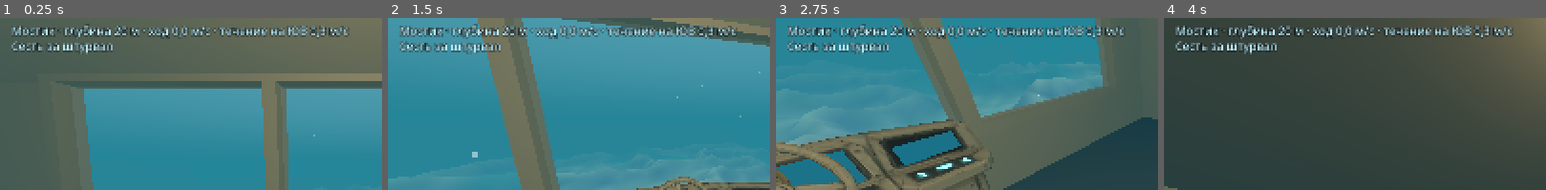
Above: before the commit, frames 1-4 (left to right).
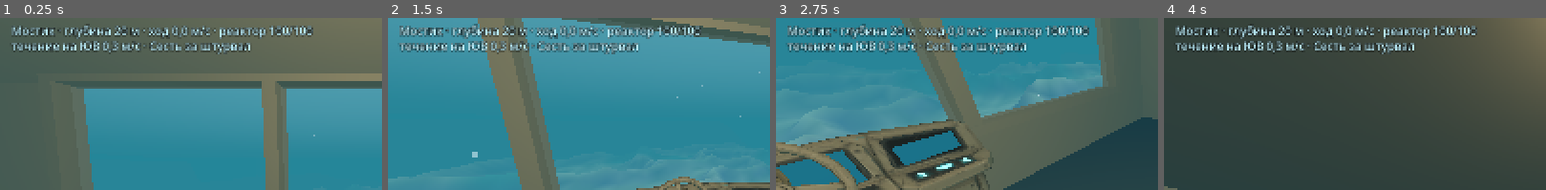
Above: after the commit, the same moments.

Repository: garrimajo5/DeepDive
Game: Godot game, scene res://scenes/main.tscn
Same seed, same stepped clock (60 frames per second), same inputs: the game is played once before the commit and once after it.
Inputs (mouse positions are % of the whole screen's width and height, from its top left):
- Up to frame 1 (0.25 s): no input
- Up to frame 2 (1.5 s): tap Enter at 0.5 s; move the mouse to (72, 45) at 0.52 s; click (72, 45) at 0.67 s; tap Space at 1.25 s; drag from (30, 55) to (45, 70) at 1.27 s
- Up to frame 3 (2.75 s): tap Enter at 2 s; move the mouse to (60, 28) at 2.02 s; click (60, 28) at 2.17 s
- Up to frame 4 (4 s): tap Space at 2.75 s; drag from (45, 70) to (20, 35) at 2.77 s; tap Enter at 3.5 s; move the mouse to (80, 65) at 3.52 s; click (80, 65) at 3.67 s
The pictures show only the part of the screen within x 0-50%, y 1-51%; the shares and areas given below are measured in that part.

The runs differ from the first frame. In frame 1, 3.4% of the frame differs, in the area x 3-92%, y 4-22%; in frame 2, 3.9%; in frame 3, 3.9%, in the area x 3-91%, y 4-22%; in frame 4, 2.9%.

Commit message:
Реактор и пульт энергии
Co-Authored-By: Claude Opus 5.5 <noreply@anthropic.com>
Claude-Session: https://claude.ai/code/session_01S9qQDZKo2kpR8atq12Q23F

Diff:
--- a/scripts/core/bridge_props.gd
+++ b/scripts/core/bridge_props.gd
@@ -89,9 +89,11 @@
 const ENERGY_ROT := -90.0
 const ENERGY_DEPTH := 0.4
 ## Ползунки на пульте (в осях пульта): пять пазов по x, ход по y; лицо наклонено — z следует за y.
-const SLIDER_X: Array[float] = [-0.34, -0.17, 0.0, 0.17, 0.34]
-const SLIDER_Y_MIN := 0.85
-const SLIDER_Y_MAX := 1.15
+## Порядок как у пиктограмм на модели слева направо (двигатели, сонар, жизнь, разряд, прожектор): модель смотрит в −Z,
+## поэтому левый для смотрящего паз — это +x модели.
+const SLIDER_X: Array[float] = [0.34, 0.17, 0.0, -0.17, -0.34]
+const SLIDER_Y_MIN := 0.72   ## паз на модели — примерно y 0,62…1,37
+const SLIDER_Y_MAX := 1.28
 ## Сканер: лицом в −X, задняя плоскость x = 0, 0,45 × 1,9 × 1,0 м.
 const SCANNER_POS := Vector3(WALL_X, 0.0, SIDE_Z)
 const SCANNER_DEPTH := 0.45
--- /dev/null
+++ b/scripts/core/reactor.gd
@@ -0,0 +1,170 @@
+class_name Reactor
+extends RefCounted
+## Реактор «Ковчега-7» (js/power.js, pogrujenie Core/Reactor.cs): 100 единиц энергии, инженер делит их между пятью
+## системами (не больше 60 на одну, шаг 5). Доля меняет силу системы: k = доля / базовая доля (1 — как по умолчанию,
+## 0 — обесточена). Перегрев: у Чёрного курильщика (тёплая вода плохо охлаждает) или раз в несколько минут реактор
+## держит только 60 единиц; лишняя нагрузка греет его, на 100° — аварийный сброс: всё обесточено на 12 с.
+
+enum Sys { ENGINES, SONAR, LIFE, ZAP, LAMP }
+
+const NAMES: Array[String] = ["Двигатели", "Сонар", "Жизнеобеспечение", "Разряд по корпусу", "Прожектор"]
+const HINTS: Array[String] = ["тяга", "дальность импульса", "ремонт корпуса", "радиус разряда", "дальность луча"]
+const DEFAULTS: Array[int] = [30, 20, 25, 15, 10]
+const TOTAL := 100
+const MAX := 60
+const STEP := 5
+const SAFE := 60
+const SCRAM_TIME := 12.0
+const HEAT_UP := 0.12      ## ° в секунду на единицу сверх SAFE
+const COOL := 0.25
+const MIN_HOT_TIME := 20.0
+const PERIOD := 420.0      ## перегрев раз в 7 минут
+const FIRST_HOT := 240.0   ## первый — через 4 минуты
+const VENT_COOLDOWN := 90.0
+## Чёрный курильщик (ART-012, docs/concept-art/kurilshchik.md): ближе VENT_R — перегрев.
+const VENT_POS := Vector2(-126.0, 45.0)
+const VENT_R := 45.0
+
+var share: Array[int] = DEFAULTS.duplicate()
+var hot := false
+var heat := 0.0
+var hot_time := 0.0
+var scram := 0.0
+var next_hot := FIRST_HOT
+var vent_cd := 0.0
+
+## Сообщение для приборов: заголовок и пояснение.
+signal message(title: String, text: String)
+
+
+func reset() -> void:
+	share = DEFAULTS.duplicate()
+	hot = false
+	heat = 0.0
+	hot_time = 0.0
+	scram = 0.0
+	next_hot = FIRST_HOT
+	vent_cd = 0.0
+
+
+func used() -> int:
+	var a := 0
+	for v in share:
+		a += v
+	return a
+
+
+func free_units() -> int:
+	return TOTAL - used()
+
+
+## Сколько единиц сейчас безопасно: 60 при перегреве, иначе 100.
+func limit() -> int:
+	return SAFE if hot else TOTAL
+
+
+## Множитель системы относительно базовой доли; при аварийном сбросе 0.
+func k(s: int) -> float:
+	return 0.0 if scram > 0.0 else float(share[s]) / DEFAULTS[s]
+
+
+## Поставить долю: округлить до шага 5, не больше 60 и не больше свободных единиц.
+func set_share(s: int, value: int) -> int:
+	var others := used() - share[s]
+	var rounded := int(floor(value / float(STEP) + 0.5)) * STEP
+	share[s] = maxi(0, mini(mini(MAX, rounded), TOTAL - others))
+	return share[s]
+
+
+func add(s: int, delta: int) -> int:
+	return set_share(s, share[s] + delta)
+
+
+func start_hot(vent: bool) -> bool:
+	if hot:
+		return false
+	hot = true
+	hot_time = 0.0
+	heat = maxf(heat, 20.0)
+	message.emit("Перегрев реактора", ("Тёплая вода у курильщика не охлаждает реактор. " if vent else "")
+		+ "Безопасно только %d единиц — урежьте нагрузку на пульте энергии." % SAFE)
+	return true
+
+
+static func near_vent(x: float, z: float) -> bool:
+	return Vector2(x, z).distance_to(VENT_POS) < VENT_R
+
+
+func update(dt: float, at_vent: bool) -> void:
+	vent_cd -= dt
+	if scram > 0.0:
+		scram -= dt
+		if scram <= 0.0:
+			scram = 0.0
+			heat = 50.0
+			message.emit("Реактор перезапущен", "Системы снова под напряжением.")
+	if not hot:
+		next_hot -= dt
+		if at_vent and vent_cd <= 0.0:
+			vent_cd = VENT_COOLDOWN
+			start_hot(true)
+		elif next_hot <= 0.0:
+			start_hot(false)
+		if not hot:
+			heat = maxf(0.0, heat - dt * 2.0)
+		return
+	hot_time += dt
+	var over := used() - SAFE
+	if scram <= 0.0:
+		heat = clampf(heat + (over * HEAT_UP if over > 0 else (over - 5) * COOL) * dt, 0.0, 100.0)
+	if heat >= 100.0 and scram <= 0.0:
+		scram = SCRAM_TIME
+		message.emit("Аварийный сброс реактора", "Все системы обесточены на %d секунд." % int(SCRAM_TIME))
+	if heat <= 0.0 and hot_time > MIN_HOT_TIME:
+		hot = false
+		next_hot = PERIOD
+		message.emit("Реактор остыл", "Можно снова раздать все 100 единиц.")
+
+
+## Табло тревоги: пусто, если всё спокойно.
+func alert() -> String:
+	if scram > 0.0:
+		return "АВАРИЙНЫЙ СБРОС · %d с" % ceili(scram)
+	if hot:
+		return "ПЕРЕГРЕВ %d° · НАГРУЗКА %d/%d" % [roundi(heat), used(), SAFE]
+	return ""
+
+
+## Пульт энергии: выбор системы крестовиной вверх-вниз, влево-вправо — снять или добавить 5 единиц.
+## Нажатие срабатывает сразу и повторяется, пока крестовину держат (через 0,4 с, потом каждые 0,18 с).
+class Console:
+	var sel := 0
+	var _held := Vector2i.ZERO
+	var _rep := 0.0
+
+	## Крестовина: m.y = 1 — вверх. Возвращает изменение доли (для звука и проверки) или 0.
+	func nav(r: Reactor, m: Vector2i, dt: float) -> int:
+		var dir := Vector2i.ZERO
+		if m.y != 0:
+			dir = Vector2i(0, m.y)
+		elif m.x != 0:
+			dir = Vector2i(m.x, 0)
+		if dir == Vector2i.ZERO:
+			_held = Vector2i.ZERO
+			return 0
+		if dir == _held:
+			_rep -= dt
+			if _rep > 0.0:
+				return 0
+			_rep = 0.18
+		else:
+			_held = dir
+			_rep = 0.4
+		if dir.y == 1:
+			sel = (sel + Sys.size() - 1) % Sys.size()
+		elif dir.y == -1:
+			sel = (sel + 1) % Sys.size()
+		else:
+			var before := r.share[sel]
+			return r.add(sel, STEP * dir.x) - before
+		return 0
--- a/scripts/game/main.gd
+++ b/scripts/game/main.gd
@@ -7,6 +7,10 @@
 var pilot := Deck.Pilot.new()
 var posts: Array[Deck.Post] = Deck.posts()
 var helm := Helm.Ship.new()
+var reactor := Reactor.new()
+var power := Reactor.Console.new()   ## выбор на пульте энергии
+var at_power := false              ## игрок у пульта энергии: крестовина правит доли
+var power_panel: PowerPanel
 var current := Helm.SeaCurrent.new()
 
 var ocean: OceanView
@@ -58,9 +62,13 @@
 	hint.add_theme_constant_override("line_spacing", -2)
 	ui.add_child(hint)
 	current.changed.connect(func(_i: int) -> void: say("Течение сменилось"))
+	power_panel = PowerPanel.new()
+	power_panel.name = "Пульт энергии"
+	ui.add_child(power_panel)
 	overlay = TouchOverlay.new()
 	overlay.name = "Управление"
 	ui.add_child(overlay)
+	reactor.message.connect(func(title: String, _text: String) -> void: say(title))
 	_place_ship()
 	_place_camera()
 	if QaRunner.pending():
@@ -104,6 +112,14 @@
 		walker.look(overlay.look_points())
 		if r.action_pressed:
 			stand_up()
+	elif at_power:
+		helm.in_thrust = 0.0
+		helm.in_turn = 0.0
+		helm.in_vert = 0.0
+		walker.look(overlay.look_points())
+		power.nav(reactor, r.move, dt)
+		if r.action_pressed:
+			close_power()
 	else:
 		helm.in_thrust = 0.0
 		helm.in_turn = 0.0
@@ -114,7 +130,11 @@
 		if post and r.action_pressed:
 			use_post(post.id)
 	current.update(dt)
-	helm.update(dt, 1.0, current.vel())
+	reactor.update(dt, Reactor.near_vent(helm.pos.x, helm.pos.z))
+	helm.update(dt, reactor.k(Reactor.Sys.ENGINES), current.vel())
+	searchlight.apply(light_on, reactor.k(Reactor.Sys.LAMP))
+	for i in Reactor.Sys.size():
+		bridge.set_slider(i, reactor.share[i] / float(Reactor.MAX))
 	message.update(dt)
 	_place_ship()
 	_place_camera()
@@ -132,16 +152,29 @@
 		"helm":
 			sit_at_helm()
 		"energy":
-			say("Энергия: двигатели, сонар, жизнь, разряд, прожектор")
+			open_power()
 		"scanner":
 			say("Сканер: рядом никого")
 		"hatch":
 			say("Люк в коридор задраен")
 
 
+## Встать к пульту энергии: взгляд на пульт, крестовина правит доли, кнопка — закрыть.
+func open_power() -> void:
+	at_power = true
+	walker.yaw = PI / 2.0   # пульт на левом борту (−X)
+	walker.pitch = -0.3
+	power_panel.show_for(reactor, power)
+
+
+func close_power() -> void:
+	at_power = false
+	power_panel.visible = false
+
+
 func toggle_light() -> void:
 	light_on = not light_on
-	searchlight.apply(light_on, 1.0)
+	searchlight.apply(light_on, reactor.k(Reactor.Sys.LAMP))
 	overlay.set_light(light_on)
 	say("Прожектор включён" if light_on else "Прожектор погашен")
 
@@ -178,6 +211,8 @@
 func _update_ui() -> void:
 	if pilot.seated:
 		overlay.set_action_label("Встать")
+	elif at_power:
+		overlay.set_action_label("Закрыть")
 	else:
 		var post := Deck.nearest(posts, walker.x, walker.z)
 		overlay.set_action_label(POST_BUTTON.get(post.id, "") if post else "")
@@ -191,6 +226,8 @@
 ## Части строки состояния: где игрок, глубина, ход, у штурвала — до дна, курс и прожектор, течение, пост рядом, сообщение.
 func status_parts() -> Array:
 	var parts: Array = []
+	if not reactor.alert().is_empty():
+		parts.append(reactor.alert())
 	parts.append("За штурвалом" if pilot.seated else "Мостик")
 	parts.append("глубина %d м" % roundi(helm.depth()))
 	parts.append("ход %s м/с" % _num(helm.speed))
@@ -198,8 +235,10 @@
 		parts.append("до дна %d м" % roundi(helm.pos.y - Seabed.height(helm.pos.x, helm.pos.z)))
 		parts.append("курс %d°" % Status.course_deg(helm.yaw))
 		parts.append("прожектор %s" % ("вкл" if light_on else "выкл"))
+	if reactor.alert().is_empty():
+		parts.append("реактор %d/%d" % [reactor.used(), reactor.limit()])
 	parts.append("течение на %s %s м/с" % [Status.rumb(current.vel()), _num(Helm.SeaCurrent.SPEED)])
-	if not pilot.seated:
+	if not pilot.seated and not at_power:
 		var post := Deck.nearest(posts, walker.x, walker.z)
 		if post:
 			parts.append(post.label)
@@ -218,6 +257,13 @@
 		sit_at_helm()
 	if kv.get("light", "1") == "0":
 		toggle_light()
+	if kv.get("power", "0") == "1":  # у пульта энергии
+		walker.x = -3.9
+		walker.z = -2.0
+		open_power()
+	if kv.has("hot"):  # hot=1 — перегрев (для снимка табло)
+		reactor.start_hot(false)
+		reactor.heat = float(kv["hot"])
 	if kv.has("ship"):  # ship=x,y,z — поставить корабль (y — высота, глубина со знаком минус)
 		var p: PackedFloat64Array = kv["ship"].split_floats(",")
 		helm.pos = Vector3(p[0], p[1], p[2])
--- /dev/null
+++ b/scripts/game/power_panel.gd
@@ -0,0 +1,71 @@
+class_name PowerPanel
+extends Control
+## Пульт энергии на экране (js/power.js, панель #power): пять систем с полосками долей, выбранная подсвечена,
+## внизу резерв или перегрев. Открыт, пока игрок у пульта энергии (Main.at_power).
+
+var reactor: Reactor
+var panel: Reactor.Console
+
+
+func _ready() -> void:
+	set_anchors_preset(Control.PRESET_FULL_RECT)
+	mouse_filter = Control.MOUSE_FILTER_IGNORE
+	visible = false
+
+
+func show_for(r: Reactor, p: Reactor.Console) -> void:
+	reactor = r
+	panel = p
+	visible = true
+	queue_redraw()
+
+
+func _process(_dt: float) -> void:
+	if visible:
+		queue_redraw()
+
+
+## Прямоугольник панели: справа над кнопкой действия, чтобы сам пульт с ползунками было видно в центре.
+func box() -> Rect2:
+	var vis := get_viewport_rect().size
+	var w := minf(560.0, vis.x * 0.36)
+	var h := minf(400.0, vis.y * 0.5)
+	return Rect2(vis.x - w - vis.y * 0.04, vis.y * 0.13, w, h)
+
+
+func _draw() -> void:
+	if reactor == null:
+		return
+	var font := get_theme_default_font()
+	var b := box()
+	draw_rect(b, Color(0.03, 0.09, 0.11, 0.86))
+	var hot := reactor.hot or reactor.scram > 0.0
+	draw_rect(b, Color(1.0, 0.7, 0.3, 0.9) if hot else Color(0.4, 0.86, 0.92, 0.6), false, 2.0)
+	var pad := b.size.x * 0.05
+	var y := b.position.y + 44.0
+	_text(font, Vector2(b.position.x + pad, y), "Пульт энергии", 26, Color(0.75, 0.95, 1.0))
+	var row_h := (b.size.y - 120.0) / Reactor.Sys.size()
+	for i in Reactor.Sys.size():
+		var top := b.position.y + 62.0 + row_h * i
+		var on := i == panel.sel
+		if on:
+			draw_rect(Rect2(b.position.x + 6, top, b.size.x - 12, row_h - 4), Color(0.4, 0.86, 0.92, 0.16))
+		var v := reactor.share[i]
+		var col := Color(0.55, 0.62, 0.65) if v == 0 else Color(0.9, 0.97, 1.0)
+		_text(font, Vector2(b.position.x + pad, top + row_h * 0.45), Reactor.NAMES[i], 21, col)
+		_text(font, Vector2(b.position.x + pad, top + row_h * 0.8), Reactor.HINTS[i], 15, Color(0.6, 0.75, 0.8))
+		var bar := Rect2(b.position.x + b.size.x * 0.5, top + row_h * 0.35, b.size.x * 0.32, row_h * 0.3)
+		draw_rect(bar, Color(0.1, 0.2, 0.24))
+		draw_rect(Rect2(bar.position, Vector2(bar.size.x * v / float(Reactor.MAX), bar.size.y)), Color("67DDEB"))
+		_text(font, Vector2(bar.end.x + 12, top + row_h * 0.6), str(v), 21, col)
+	var foot := "Резерв: %d из %d" % [reactor.free_units(), Reactor.TOTAL]
+	if reactor.scram > 0.0:
+		foot = "Аварийный сброс: %d с" % ceili(reactor.scram)
+	elif reactor.hot:
+		foot = "Перегрев %d° · безопасно %d, сейчас %d" % [roundi(reactor.heat), Reactor.SAFE, reactor.used()]
+	_text(font, Vector2(b.position.x + pad, b.end.y - 34), foot, 19, Color(1.0, 0.74, 0.32) if hot else Color(0.75, 0.95, 1.0))
+	_text(font, Vector2(b.position.x + pad, b.end.y - 10), "▲▼ — система · ◀▶ — −/+5 · кнопка — закрыть", 14, Color(0.6, 0.75, 0.8))
+
+
+func _text(font: Font, at: Vector2, t: String, size_px: int, c: Color) -> void:
+	draw_string(font, at, t, HORIZONTAL_ALIGNMENT_LEFT, -1, size_px, c)
--- a/scripts/game/qa_runner.gd
+++ b/scripts/game/qa_runner.gd
@@ -86,9 +86,9 @@
 ## Состояние игры одной строкой для лога.
 func state() -> String:
 	var h := main.helm
-	return "t %.1f с · %s · свет %s · глубина %.1f м · ход %.2f м/с · курс %.0f° · корабль (%.1f, %.1f, %.1f) · игрок (%.2f, %.2f) · %d кадр/с" % [
-		time, "за штурвалом" if main.pilot.seated else "на ногах", "вкл" if main.light_on else "выкл", h.depth(), h.speed, rad_to_deg(h.yaw),
-		h.pos.x, h.pos.y, h.pos.z, main.walker.x, main.walker.z, Engine.get_frames_per_second()]
+	return "t %.1f с · %s · свет %s · глубина %.1f м · ход %.2f м/с · курс %.0f° · корабль (%.1f, %.1f, %.1f) · игрок (%.2f, %.2f) · реактор %s · %d кадр/с" % [
+		time, "за штурвалом" if main.pilot.seated else ("у пульта энергии" if main.at_power else "на ногах"), "вкл" if main.light_on else "выкл", h.depth(), h.speed, rad_to_deg(h.yaw),
+		h.pos.x, h.pos.y, h.pos.z, main.walker.x, main.walker.z, str(main.reactor.share), Engine.get_frames_per_second()]
 
 
 func _shot(name: String) -> void:
--- a/tests/test_qa.gd
+++ b/tests/test_qa.gd
@@ -61,3 +61,6 @@
 	ok(log.contains("сел за штурвал") and log.contains("за штурвалом"), "в логе есть состояние за штурвалом")
 	ok(log.contains("прожектор погашен | ") and log.contains("свет выкл"), "по сценарию гасили прожектор")
 	ok(main.light_on, "и зажгли снова")
+	ok(log.contains("пульт энергии | ") and log.contains("у пульта энергии"), "по сценарию открывали пульт энергии")
+	ok(not main.at_power, "и закрыли")
+	eq(main.reactor.share[Reactor.Sys.ENGINES], 25, "на пульте сняли 5 с двигателей")
--- /dev/null
+++ b/tests/test_reactor.gd
@@ -0,0 +1,99 @@
+extends TestCase
+## Реактор и пульт энергии (js/power.js): доли, сила систем, перегрев, аварийный сброс.
+
+
+func test_defaults_and_k() -> void:
+	var r := Reactor.new()
+	eq(r.used(), 100, "по умолчанию всё роздано")
+	near(r.k(Reactor.Sys.ENGINES), 1.0, 1e-9, "базовая доля — сила 1")
+	r.set_share(Reactor.Sys.ENGINES, 0)
+	near(r.k(Reactor.Sys.ENGINES), 0.0, 1e-9, "обесточены")
+
+
+func test_set_rounds_and_limits() -> void:
+	var r := Reactor.new()
+	eq(r.set_share(Reactor.Sys.ENGINES, 47), 30, "свободных нет — больше не дать")
+	r.set_share(Reactor.Sys.ZAP, 0)
+	eq(r.free_units(), 15, "сняли разряд — 15 свободно")
+	eq(r.set_share(Reactor.Sys.ENGINES, 47), 45, "округление до 5 и не больше свободных")
+	r.set_share(Reactor.Sys.LAMP, 0)
+	r.set_share(Reactor.Sys.SONAR, 0)
+	eq(r.set_share(Reactor.Sys.ENGINES, 100), 60, "не больше 60 на систему")
+
+
+func test_overheat_scram_and_cool() -> void:
+	var r := Reactor.new()
+	var msgs: Array[String] = []
+	r.message.connect(func(t: String, _x: String) -> void: msgs.append(t))
+	r.start_hot(false)
+	eq(r.limit(), 60, "при перегреве безопасно 60")
+	for i in 2000:
+		r.update(0.05, false)
+		if r.scram > 0.0:
+			break
+	ok(r.scram > 0.0, "100 при пределе 60 — дошло до аварийного сброса")
+	near(r.k(Reactor.Sys.ENGINES), 0.0, 1e-9, "при сбросе всё обесточено")
+	ok(r.alert().begins_with("АВАРИЙНЫЙ СБРОС"), r.alert())
+	for i in 400:
+		r.update(0.05, false)
+	ok(r.scram == 0.0 and msgs.has("Реактор перезапущен"), "через 12 с перезапуск")
+	for s in [Reactor.Sys.ZAP, Reactor.Sys.LAMP]:
+		r.set_share(s, 0)
+	r.set_share(Reactor.Sys.LIFE, 10)
+	ok(r.used() <= 60, "урезали нагрузку до %d" % r.used())
+	for i in 3000:
+		r.update(0.05, false)
+		if not r.hot:
+			break
+	ok(not r.hot and msgs.has("Реактор остыл"), "остыл")
+
+
+func test_vent_starts_overheat() -> void:
+	var r := Reactor.new()
+	ok(Reactor.near_vent(-126, 60), "у курильщика")
+	ok(not Reactor.near_vent(0, 95), "на старте далеко")
+	r.update(0.1, true)
+	ok(r.hot, "у курильщика перегрев сразу")
+
+
+func test_console_nav_and_repeat() -> void:
+	var r := Reactor.new()
+	var c := Reactor.Console.new()
+	c.nav(r, Vector2i(0, -1), 0.0)
+	eq(c.sel, 1, "вниз — сонар")
+	c.nav(r, Vector2i.ZERO, 0.1)
+	eq(c.nav(r, Vector2i(-1, 0), 0.0), -5, "влево — снять 5")
+	eq(c.nav(r, Vector2i(-1, 0), 0.2), 0, "держим — повтор не сразу")
+	eq(c.nav(r, Vector2i(-1, 0), 0.25), -5, "через 0,4 с — повтор")
+	eq(r.share[Reactor.Sys.SONAR], 10, "сонар 10")
+
+
+func test_scene_power_panel_drives_engines() -> void:
+	var main: Main = load("res://scenes/main.tscn").instantiate()
+	tree.root.add_child(main)
+	await frames(1)
+	main.reactor.set_share(Reactor.Sys.ZAP, 0)
+	main.walker.x = -3.9
+	main.walker.z = -2.0
+	var r := main.overlay.router
+	r.begin(1, r.layout.action.c)
+	r.end(1)
+	main.step(0.1)
+	ok(main.at_power, "у пульта")
+	r.begin(2, r.layout.pad.c + Vector2(r.layout.pad.r * 0.7, 0))   # вправо: двигатели +5, держим
+	for i in 20:
+		main.step(0.1)
+	r.end(2)
+	eq(main.reactor.share[Reactor.Sys.ENGINES], 45, "двигатели подняли до 45 (весь резерв)")
+	var s0: float = main.bridge.sliders[0].position.y
+	ok(s0 > main.bridge.sliders[1].position.y, "ползунок двигателей выше")
+	main.walker.x = 0.0
+	main.walker.z = Deck.STAND_Z
+	main.close_power()
+	main.sit_at_helm()
+	main.helm.in_thrust = 1.0
+	r.begin(3, r.layout.pad.c + Vector2(0, -r.layout.pad.r * 0.7))
+	for i in 600:
+		main.step(1.0 / 30.0)
+	r.end(3)
+	near(main.helm.speed, Helm.Ship.FORWARD * 1.5 / Helm.Ship.DRAG, 0.05, "тяга ×1,5 — полный ход 10 м/с")
--- a/tests/test_side_posts.gd
+++ b/tests/test_side_posts.gd
@@ -42,6 +42,9 @@
 	ok(face.x > 0.99, "пульт энергии смотрит в отсек (+X): %s" % str(face))
 	b.set_slider(0, 1.0)
 	ok(b.sliders[0].position.y > b.sliders[1].position.y, "ползунок двигается")
+	# двигатели — левый паз для того, кто стоит лицом к пульту (как пиктограмма вентилятора на модели)
+	var cam_right := Vector3(0, 0, -1)   # смотрим на пульт с отсека (в −X): правая рука — к −Z
+	ok(b.sliders[0].global_position.dot(cam_right) < b.sliders[4].global_position.dot(cam_right), "двигатели левее прожектора")
 	ok(b.hatch_wheel.get_parent() == b.hatch_door, "колесо на створке люка")
 	main.walker.x = -3.9
 	main.walker.z = -2.0
@@ -49,7 +52,11 @@
 	r.begin(1, r.layout.action.c)
 	r.end(1)
 	main.step(0.1)
-	ok(main.message.text.begins_with("Энергия"), "у пульта — про энергию: %s" % main.message.text)
+	ok(main.at_power and main.power_panel.visible, "у пульта открылся пульт энергии")
+	r.begin(5, r.layout.action.c)
+	r.end(5)
+	main.step(0.1)
+	ok(not main.at_power and not main.power_panel.visible, "кнопка закрывает пульт")
 	main.walker.x = 0.0
 	main.walker.z = 1.4
 	r.begin(2, r.layout.action.c)
--- a/tests/test_status.gd
+++ b/tests/test_status.gd
@@ -63,7 +63,7 @@
 	ok(line.contains("За штурвалом") and line.contains("курс 0°") and line.contains("до дна") and line.contains("Вы за штурвалом"), line)
 	main.toggle_light()
 	main.step(0.1)
-	ok(Status.join(main.status_parts()).ends_with("прожектор выкл · течение на ЮВ 0,3 м/с · Прожектор погашен"), Status.join(main.status_parts()))
+	ok(Status.join(main.status_parts()).contains("прожектор выкл · реактор 100/100 · течение на ЮВ 0,3 м/с · Прожектор погашен"), Status.join(main.status_parts()))
 	main.stand_up()
 	main.step(0.1)
 	ok(not main.message.visible() or main.message.text != Main.SAT_MSG, "после «Встать» «Вы за штурвалом» не висит")
--- a/tools/qa/scenario.json
+++ b/tools/qa/scenario.json
@@ -29,5 +29,14 @@
   {"do": "log", "note": "встал"},
   {"do": "hold", "what": "pad", "dir": [0, -1], "s": 2},
   {"do": "shot", "name": "07-walk-back"},
-  {"do": "log", "note": "прошёл назад"}
+  {"do": "log", "note": "прошёл назад"},
+  {"do": "hold", "what": "pad", "dir": [-1, 0], "s": 1.6},
+  {"do": "press", "what": "action"},
+  {"do": "wait", "s": 0.5},
+  {"do": "hold", "what": "pad", "dir": [-1, 0], "s": 0.3},
+  {"do": "wait", "s": 0.5},
+  {"do": "shot", "name": "08-power"},
+  {"do": "log", "note": "пульт энергии"},
+  {"do": "press", "what": "action"},
+  {"do": "wait", "s": 0.5}
 ]
--- a/tools/shot.gd
+++ b/tools/shot.gd
@@ -3,7 +3,7 @@
 ## xvfb-run -a godot --path . --rendering-driver opengl3 --resolution 1600x720 -s tools/shot.gd -- out.png [ключ=значение ...]
 ## Ключи: x, z, yaw, pitch — игрок на палубе (yaw в градусах, 0 — к носу); frames — сколько кадров ждать;
 ## pilot=1 — сесть за штурвал; thrust, turn, vert — ввод пилота; secs — сколько секунд вести корабль до снимка;
-## light=0 — погасить прожектор; ship=x,y,z — поставить корабль (например ship=200,-80,0 — глубокий склон на востоке).
+## light=0 — погасить прожектор; power=1 — встать к пульту энергии; hot=<градусы> — перегрев реактора; ship=x,y,z — поставить корабль (например ship=200,-80,0 — глубокий склон на востоке).
 
 
 func _initialize() -> void:
Not shown, added: scripts/core/reactor.gd.uid
Not shown, added: scripts/game/power_panel.gd.uid
Not shown, added: tests/test_side_posts.gd.uid
Not shown, changed: CHANGELOG.md
Not shown, changed: CLAUDE.md
Not shown, changed: ROADMAP.md
